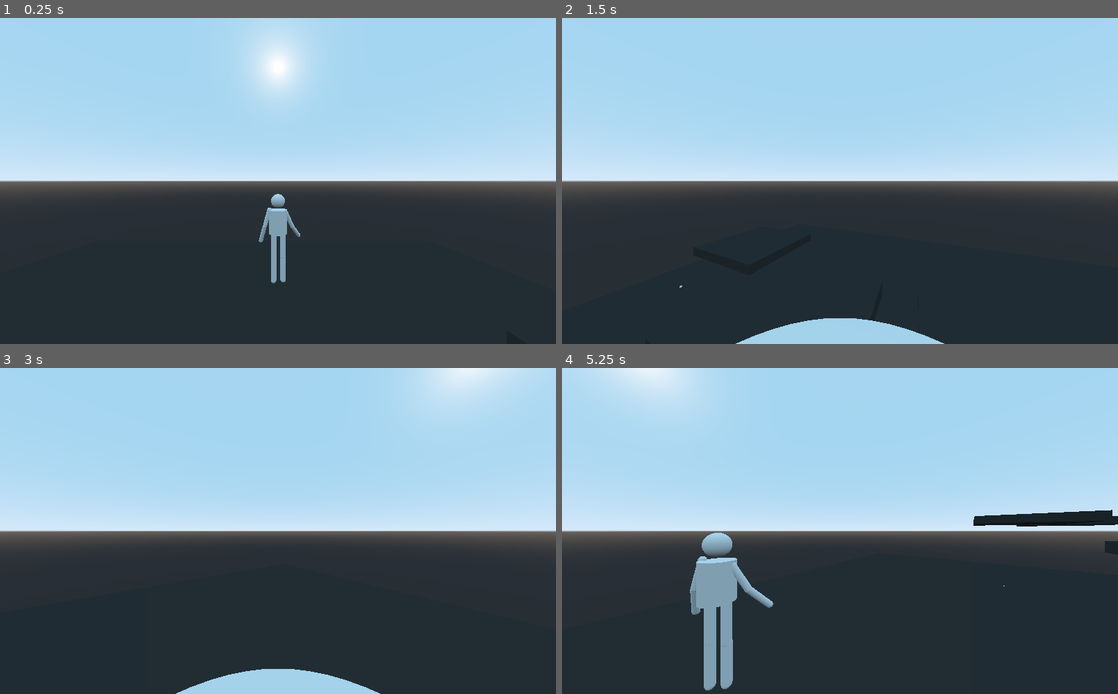
Above: before the commit, frames 1-4 (two rows, left to right).
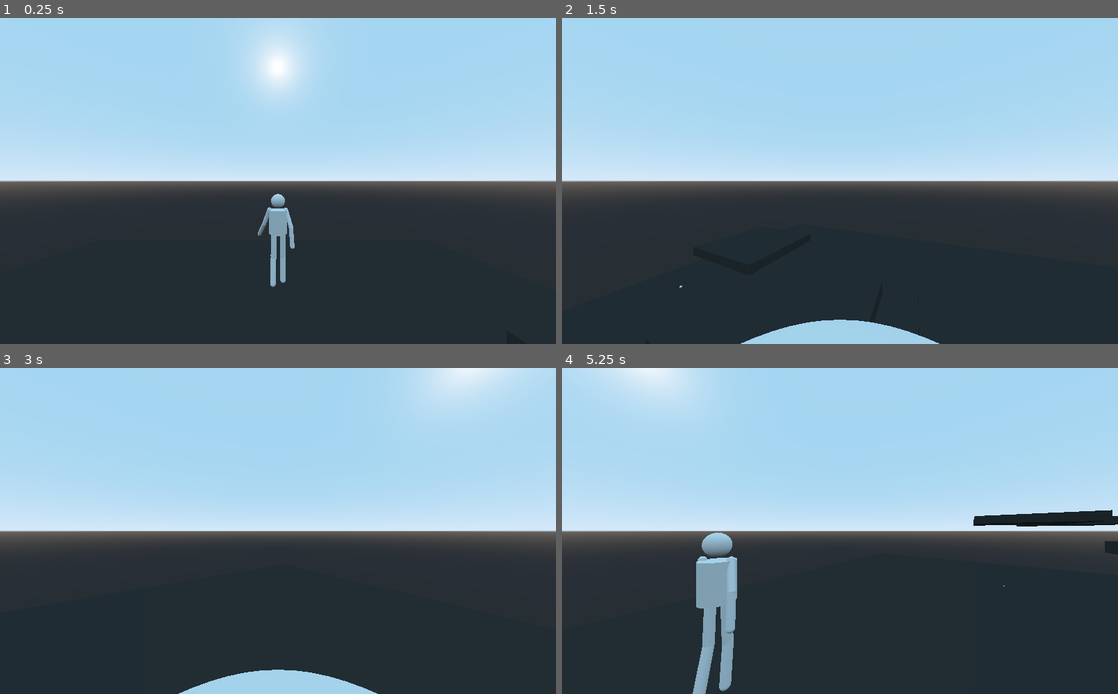
Above: after the commit, the same moments.

Repository: gamedevshirious/Experimental-Projects
Game: Godot game, scene res://World.tscn
Same seed, same stepped clock (60 frames per second), same inputs: the game is played once before the commit and once after it.
Inputs (mouse positions are in pixels of both pictures, inside the frame that each line leads up to):
- Up to frame 1 (0.25 s): no input
- Up to frame 2 (1.5 s): tap Enter at 0.5 s; move the mouse to (962, 164) at 0.52 s; hold Right (ui_right) 0.53-1.28 s; tap Space (jump) at 0.6, 0.77, 1.07, 1.25 s; move the mouse to (728, 197) at 1.27 s; hold Down (ui_down) from 1.28 s (still down); tap C (change_camera) at 1.35 s
- Up to frame 3 (3 s): tap Space (jump) at 1.52, 1.55, 1.82, 2.3 s; move the mouse to (333, 459) at 2.02 s; release Down (ui_down) at 2.03 s; hold Right (ui_right) 2.03-2.78 s; right-click (333, 459) at 2.1 s; move the mouse to (250, 596) at 2.77 s; hold Up (ui_up) from 2.78 s (still down); click (250, 596) at 2.85 s
- Up to frame 4 (5.25 s): tap Space (jump) at 3.02, 3.05, 3.32, 3.6, 3.77, 4.07, 4.52, 4.55, 4.82 s; tap Enter at 3.5 s; move the mouse to (1006, 579) at 3.52 s; release Up (ui_up) at 3.53 s; hold Left (ui_left) 3.53-5.03 s; move the mouse to (673, 482) at 4.27 s; tap C (change_camera) at 4.35 s; move the mouse to (867, 531) at 5.02 s; hold Down (ui_down) from 5.03 s (still down); right-click (867, 531) at 5.1 s

The runs differ from the first frame. In frame 1, 0.2% of the frame differs, in the area x 46-54%, y 57-83%; in frame 2, 0.2%; in frame 3, 0.1%; in frame 4, 0.9%, in the area x 23-38%, y 57-100%.

Commit message:
Daily backup Sun, Nov 29, 2020 12:41:48 PM

Diff:
--- a/Playground/3D/xyz/XYZ.gd
+++ b/Playground/3D/xyz/XYZ.gd
@@ -88,6 +88,7 @@
 		play_anim("idle")
 
 func play_anim(name):
+	pass
 #	if anim.get_current_node() == name:
 #		return
-	anim.travel(name)
+#	anim.travel(name)
--- a/Playground/3D/xyz/XYZ.tscn
+++ b/Playground/3D/xyz/XYZ.tscn
@@ -10,23 +10,23 @@
 radius = 0.3
 height = 0.6
 
-[sub_resource type="CylinderMesh" id=27]
+[sub_resource type="CylinderMesh" id=3]
 top_radius = 0.4
 bottom_radius = 0.4
 height = 1.0
 
-[sub_resource type="CapsuleMesh" id=21]
+[sub_resource type="CapsuleMesh" id=4]
 radius = 0.09
 mid_height = 0.75
 
-[sub_resource type="CapsuleMesh" id=22]
+[sub_resource type="CapsuleMesh" id=5]
 radius = 0.09
 mid_height = 0.75
 
-[sub_resource type="CapsuleMesh" id=4]
+[sub_resource type="CapsuleMesh" id=6]
 radius = 0.12
 
-[sub_resource type="Animation" id=23]
+[sub_resource type="Animation" id=7]
 resource_name = "hands_walk"
 length = 2.0
 loop = true
@@ -37,10 +37,10 @@
 tracks/0/imported = false
 tracks/0/enabled = true
 tracks/0/keys = {
-"times": PoolRealArray( 0, 1 ),
-"transitions": PoolRealArray( 1, 1 ),
-"update": 0,
-"values": [ Vector3( -76.48, 3.05939e-05, -3.88221e-05 ), Vector3( -57.2866, -55.84, 59.8996 ) ]
+"times": PoolRealArray(  ),
+"transitions": PoolRealArray(  ),
+"update": 0,
+"values": [  ]
 }
 tracks/1/type = "value"
 tracks/1/path = NodePath("Mesh/torso/right:rotation_degrees")
@@ -49,14 +49,13 @@
 tracks/1/imported = false
 tracks/1/enabled = true
 tracks/1/keys = {
-"times": PoolRealArray( 0, 1 ),
-"transitions": PoolRealArray( 1, 1 ),
-"update": 0,
-"values": [ Vector3( -60, -135, 115 ), Vector3( -68.572, -210, 180 ) ]
-}
-
-[sub_resource type="Animation" id=5]
-resource_name = "legs_idle"
+"times": PoolRealArray( 0, 0.6, 1.5, 1.9 ),
+"transitions": PoolRealArray( 1, 1, 1, 1 ),
+"update": 0,
+"values": [ Vector3( -54.3971, -108.105, 143.116 ), Vector3( -76.4807, 140.702, -101.681 ), Vector3( -45.7865, 105.036, -62.6682 ), Vector3( -54.3971, -108.105, 143.116 ) ]
+}
+
+[sub_resource type="Animation" id=8]
 length = 2.0
 loop = true
 tracks/0/type = "value"
@@ -108,8 +107,7 @@
 "values": [ Vector3( 0, 0, 0 ) ]
 }
 
-[sub_resource type="Animation" id=6]
-resource_name = "legs_walk"
+[sub_resource type="Animation" id=9]
 length = 2.0
 loop = true
 tracks/0/type = "value"
@@ -177,8 +175,7 @@
 "values": [ Vector3( 0, 2.65054, 0 ), Vector3( 0, 2.66, 0 ) ]
 }
 
-[sub_resource type="Animation" id=8]
-resource_name = "torso_walk"
+[sub_resource type="Animation" id=11]
 length = 2.0
 loop = true
 tracks/0/type = "value"
@@ -194,65 +191,65 @@
 "values": [ Vector3( 0, 2.65771, 0 ), Vector3( 0, 2.7, 0 ), Vector3( 0, 2.65771, 0 ) ]
 }
 
-[sub_resource type="AnimationNodeAdd2" id=9]
-
-[sub_resource type="AnimationNodeAnimation" id=10]
+[sub_resource type="AnimationNodeAdd2" id=12]
+
+[sub_resource type="AnimationNodeAnimation" id=13]
 animation = "torso_idle"
 
-[sub_resource type="AnimationNodeAnimation" id=11]
+[sub_resource type="AnimationNodeAnimation" id=14]
 animation = "legs_idle"
 
-[sub_resource type="AnimationNodeBlendTree" id=12]
-nodes/Add2/node = SubResource( 9 )
+[sub_resource type="AnimationNodeBlendTree" id=15]
+nodes/Add2/node = SubResource( 12 )
 nodes/Add2/position = Vector2( 460, 100 )
-nodes/Animation/node = SubResource( 11 )
+nodes/Animation/node = SubResource( 14 )
 nodes/Animation/position = Vector2( 200, 60 )
-"nodes/Animation 2/node" = SubResource( 10 )
+"nodes/Animation 2/node" = SubResource( 13 )
 "nodes/Animation 2/position" = Vector2( 180, 200 )
 nodes/output/position = Vector2( 680, 140 )
 node_connections = [ "output", 0, "Add2", "Add2", 0, "Animation", "Add2", 1, "Animation 2" ]
 
-[sub_resource type="AnimationNodeAdd2" id=24]
-
-[sub_resource type="AnimationNodeAdd2" id=25]
-
-[sub_resource type="AnimationNodeAnimation" id=14]
+[sub_resource type="AnimationNodeAdd2" id=16]
+
+[sub_resource type="AnimationNodeAdd2" id=17]
+
+[sub_resource type="AnimationNodeAnimation" id=18]
 animation = "torso_walk"
 
-[sub_resource type="AnimationNodeAnimation" id=26]
+[sub_resource type="AnimationNodeAnimation" id=19]
 animation = "hands_walk"
 
-[sub_resource type="AnimationNodeAnimation" id=15]
+[sub_resource type="AnimationNodeAnimation" id=20]
 animation = "legs_walk"
 
-[sub_resource type="AnimationNodeBlendTree" id=16]
+[sub_resource type="AnimationNodeBlendTree" id=21]
 graph_offset = Vector2( 0, 0.25 )
-nodes/Add2/node = SubResource( 25 )
+nodes/Add2/node = SubResource( 17 )
 nodes/Add2/position = Vector2( 300, 80 )
-"nodes/Add2 2/node" = SubResource( 24 )
+"nodes/Add2 2/node" = SubResource( 16 )
 "nodes/Add2 2/position" = Vector2( 520, 200 )
-nodes/Animation/node = SubResource( 15 )
+nodes/Animation/node = SubResource( 20 )
 nodes/Animation/position = Vector2( 80, 60 )
-"nodes/Animation 2/node" = SubResource( 14 )
+"nodes/Animation 2/node" = SubResource( 18 )
 "nodes/Animation 2/position" = Vector2( 80, 200 )
-"nodes/Animation 3/node" = SubResource( 26 )
+"nodes/Animation 3/node" = SubResource( 19 )
 "nodes/Animation 3/position" = Vector2( 80, 340 )
 nodes/output/position = Vector2( 920, 80 )
-node_connections = [ "output", 0, "Add2 2", "Add2 2", 0, "Add2", "Add2 2", 1, "Animation 3", "Add2", 0, "Animation", "Add2", 1, "Animation 2" ]
-
-[sub_resource type="AnimationNodeStateMachineTransition" id=17]
-
-[sub_resource type="AnimationNodeStateMachineTransition" id=18]
-
-[sub_resource type="AnimationNodeStateMachine" id=19]
-states/idle/node = SubResource( 12 )
+node_connections = [ "output", 0, "Add2 2", "Add2", 0, "Animation", "Add2", 1, "Animation 2", "Add2 2", 0, "Add2", "Add2 2", 1, "Animation 3" ]
+
+[sub_resource type="AnimationNodeStateMachineTransition" id=22]
+
+[sub_resource type="AnimationNodeStateMachineTransition" id=23]
+
+[sub_resource type="AnimationNodeStateMachine" id=24]
+states/idle/node = SubResource( 15 )
 states/idle/position = Vector2( 358, 145 )
-states/walk/node = SubResource( 16 )
-states/walk/position = Vector2( 593, 157 )
-transitions = [ "idle", "walk", SubResource( 17 ), "walk", "idle", SubResource( 18 ) ]
+states/walk/node = SubResource( 21 )
+states/walk/position = Vector2( 594, 157 )
+transitions = [ "idle", "walk", SubResource( 22 ), "walk", "idle", SubResource( 23 ) ]
 start_node = "idle"
 
-[sub_resource type="AnimationNodeStateMachinePlayback" id=20]
+[sub_resource type="AnimationNodeStateMachinePlayback" id=25]
 
 [node name="XYZ" type="KinematicBody"]
 script = ExtResource( 1 )
@@ -288,90 +285,95 @@
 transform = Transform( 1, 0, 0, 0, 1, 0, 0, 0, 1, 0, 0.148172, 0 )
 
 [node name="torso" type="MeshInstance" parent="Mesh/torso"]
-transform = Transform( 1, 0, 0, 0, 1, 0, 0, 0, 1, 0, 2.66119, 0 )
-mesh = SubResource( 27 )
+transform = Transform( 1, 0, 0, 0, 1, 0, 0, 0, 1, 0, 2.65527, 0 )
+mesh = SubResource( 3 )
 material/0 = null
 
 [node name="left" type="Position3D" parent="Mesh/torso"]
-transform = Transform( 0.999745, -0.0085858, -0.0208688, 0.0223823, 0.259531, 0.965475, -0.00287329, -0.965696, 0.259657, 5.39233e-08, 3.18349, -0.330978 )
+transform = Transform( 0.937981, -0.189107, -0.290568, 0.334263, 0.270954, 0.902691, -0.0919744, -0.943833, 0.317361, 5.39233e-08, 3.18349, -0.330978 )
+__meta__ = {
+"_edit_group_": true
+}
 
 [node name="upper" type="MeshInstance" parent="Mesh/torso/left"]
-transform = Transform( 1, 0, 0, 0, 1, 0, 0, 0, 1, 6.67052e-08, 0.0358789, -0.409433 )
-mesh = SubResource( 21 )
+transform = Transform( 1, -9.31323e-09, 2.98023e-08, 1.11759e-08, 1, 2.70084e-08, 0, 2.98023e-08, 1, 0, 0.0358788, -0.409433 )
+mesh = SubResource( 4 )
 material/0 = null
 
 [node name="elbow" type="Position3D" parent="Mesh/torso/left"]
-transform = Transform( 0.95168, 0, -0.307091, 0, 1, 0, 0.307091, 0, 0.95168, 1.2721e-07, 0.05726, -0.780809 )
+transform = Transform( 0.95168, 1.04308e-07, -0.307091, -1.49012e-08, 1, 2.45869e-07, 0.307091, -1.49012e-07, 0.95168, -1.19209e-07, 0.0572598, -0.780809 )
 
 [node name="hand" type="MeshInstance" parent="Mesh/torso/left/elbow"]
-transform = Transform( 1, 0, 0, 0, 1, 0, 0, 0, 1, 6.63012e-08, -0.015347, -0.406953 )
-mesh = SubResource( 22 )
+transform = Transform( 1, -1.49012e-08, 2.98023e-08, 0, 1, 2.23517e-08, 2.98023e-08, 0, 1, 0, -0.015347, -0.406953 )
+mesh = SubResource( 5 )
 material/0 = null
 
 [node name="right" type="Position3D" parent="Mesh/torso"]
-transform = Transform( 0.865489, 0.395993, -0.306786, 0.422249, -0.247225, 0.872115, 0.269507, -0.884346, -0.381179, -5.39269e-08, 3.05785, 0.331 )
+transform = Transform( 0.670253, -0.640641, 0.37462, -0.45427, 0.0450064, 0.889726, -0.586855, -0.76652, -0.260859, -5.39269e-08, 3.18839, 0.331 )
+__meta__ = {
+"_edit_group_": true
+}
 
 [node name="upper" type="MeshInstance" parent="Mesh/torso/right"]
-transform = Transform( 1, 0, 0, 0, 1, 0, 0, 0, 1, 0, 0, -0.409 )
-mesh = SubResource( 21 )
+transform = Transform( 1, 1.49012e-08, -2.98023e-08, 5.96046e-08, 1, 0, -2.98023e-08, 0, 1, 1.19209e-07, 2.38419e-07, -0.409 )
+mesh = SubResource( 4 )
 material/0 = null
 
 [node name="elbow" type="Position3D" parent="Mesh/torso/right"]
-transform = Transform( 0.95168, 0, -0.307091, 0, 1, 1.42109e-14, 0.307091, 0, 0.95168, 1.16669e-07, 0.0249093, -0.780809 )
+transform = Transform( 0.95168, 0, -0.307091, 4.47035e-08, 1, 8.9407e-08, 0.307091, -2.98023e-08, 0.95168, 1.04308e-07, 0.0249093, -0.780809 )
 
 [node name="hand" type="MeshInstance" parent="Mesh/torso/right/elbow"]
 transform = Transform( 1, -5.68434e-14, -2.98023e-08, -2.84217e-14, 1, 0, 2.98023e-08, -1.42109e-14, 1, 1.49012e-07, -0.022243, -0.406953 )
-mesh = SubResource( 22 )
+mesh = SubResource( 5 )
 material/0 = null
 
 [node name="legs" type="Spatial" parent="Mesh"]
 transform = Transform( 0.998068, 0, -0.0621286, 0, 1, 0, 0.0621286, 0, 0.998068, 0, -0.0174801, 0 )
 
 [node name="right" type="Position3D" parent="Mesh/legs"]
-transform = Transform( 0.976177, -0.216973, 0, 0.216973, 0.976177, 0, 0, 0, 1, 0.0274313, 2.23576, 0.193319 )
+transform = Transform( 0.998787, -0.0492325, 0, 0.0492325, 0.998787, 0, 0, 0, 1, 0.0274313, 2.23576, 0.193319 )
 
 [node name="upper" type="MeshInstance" parent="Mesh/legs/right"]
 transform = Transform( 1, 0, -2.98023e-08, -2.98023e-08, -1.61119e-07, -1, -7.45058e-09, 1, -1.66707e-07, -0.0171196, -0.421865, 0.019 )
-mesh = SubResource( 4 )
+mesh = SubResource( 6 )
 material/0 = null
 
 [node name="knee" type="Position3D" parent="Mesh/legs/right"]
-transform = Transform( 0.999588, 0.0287204, -5.21658e-14, -0.0287204, 0.999588, -2.03772e-15, 5.20859e-14, 3.53511e-15, 1, -0.00956744, -0.908974, 0.0147068 )
+transform = Transform( 0.989978, 0.141224, -3.37687e-14, -0.141224, 0.989978, -1.31909e-15, 3.3244e-14, 6.07483e-15, 1, -0.00956744, -0.908974, 0.0147068 )
 
 [node name="lower" type="MeshInstance" parent="Mesh/legs/right/knee"]
 transform = Transform( 0.999998, 1.11759e-08, -1.19209e-07, -2.38419e-07, -1.49012e-07, -0.999999, 6.70552e-08, 0.999999, -1.45286e-07, -0.000300884, -0.510887, 0.010267 )
-mesh = SubResource( 4 )
+mesh = SubResource( 6 )
 material/0 = null
 
 [node name="left" type="Position3D" parent="Mesh/legs"]
-transform = Transform( 0.976177, 0.216973, 0, -0.216973, 0.976177, 0, 0, 0, 1, -0.0102438, 2.23576, -0.210141 )
+transform = Transform( 0.998787, 0.0492325, 0, -0.0492325, 0.998787, 0, 0, 0, 1, -0.0102438, 2.23576, -0.210141 )
 
 [node name="upper" type="MeshInstance" parent="Mesh/legs/left"]
 transform = Transform( 1, 0, 0, 2.98023e-08, -1.62981e-07, -1, -7.45058e-09, 1, -1.62981e-07, 0.00711972, -0.421865, 0.019 )
-mesh = SubResource( 4 )
+mesh = SubResource( 6 )
 material/0 = null
 
 [node name="knee" type="Position3D" parent="Mesh/legs/left"]
-transform = Transform( 0.949128, 0.314891, 0, -0.314891, 0.949129, 0, 0, 0, 1, 0.0167009, -0.955345, 0.00863826 )
+transform = Transform( 0.978576, 0.205885, 0, -0.205885, 0.978577, 0, 0, 0, 1, 0.0167009, -0.955345, 0.00863826 )
 
 [node name="lower" type="MeshInstance" parent="Mesh/legs/left/knee"]
 transform = Transform( 1, 1.49012e-08, 3.42727e-07, 2.38419e-07, -1.83471e-07, -1, -2.23517e-08, 1, -1.37836e-07, -0.00734228, -0.503813, 0.0110506 )
-mesh = SubResource( 4 )
+mesh = SubResource( 6 )
 material/0 = null
 
 [node name="AnimationPlayer" type="AnimationPlayer" parent="."]
 playback_process_mode = 2
-anims/hands_walk = SubResource( 23 )
-anims/legs_idle = SubResource( 5 )
-anims/legs_walk = SubResource( 6 )
-anims/torso_idle = SubResource( 7 )
-anims/torso_walk = SubResource( 8 )
+anims/hands_walk = SubResource( 7 )
+anims/legs_idle = SubResource( 8 )
+anims/legs_walk = SubResource( 9 )
+anims/torso_idle = SubResource( 10 )
+anims/torso_walk = SubResource( 11 )
 
 [node name="AnimationTree" type="AnimationTree" parent="."]
-tree_root = SubResource( 19 )
+tree_root = SubResource( 24 )
 anim_player = NodePath("../AnimationPlayer")
-active = true
-parameters/playback = SubResource( 20 )
+parameters/playback = SubResource( 25 )
 parameters/idle/Add2/add_amount = 1.0
 parameters/walk/Add2/add_amount = 1.0
 "parameters/walk/Add2 2/add_amount" = 1.0
Not shown: 1 places in Playground/3D/xyz/XYZ.tscn that only renumber resources
